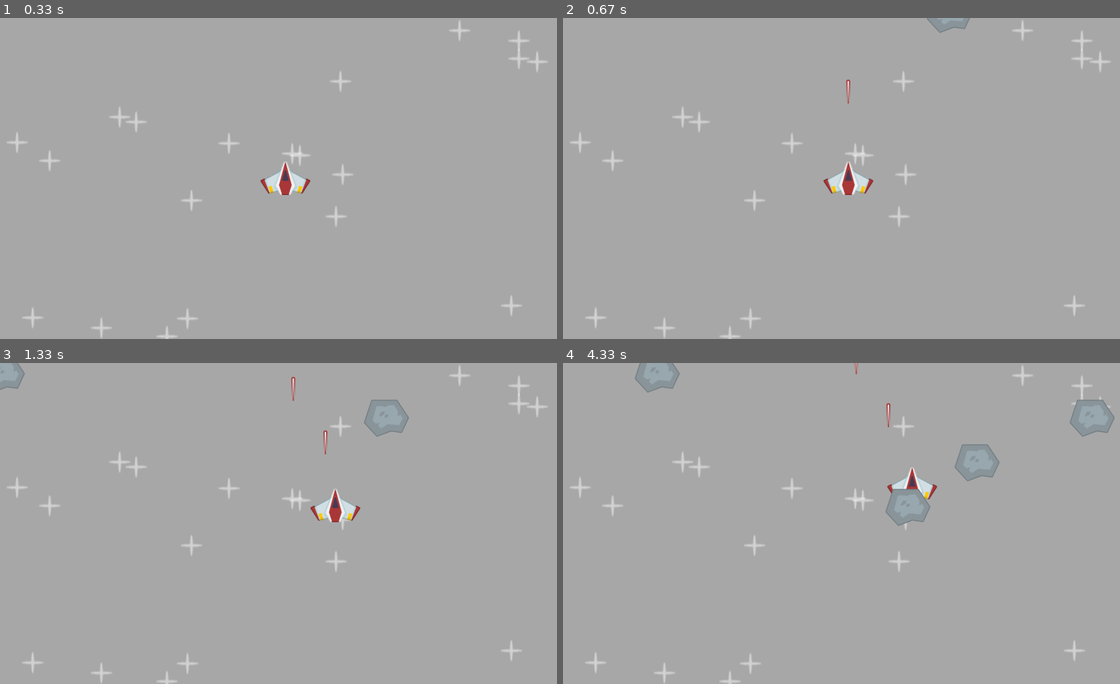
Above: before the commit, frames 1-4 (two rows, left to right).
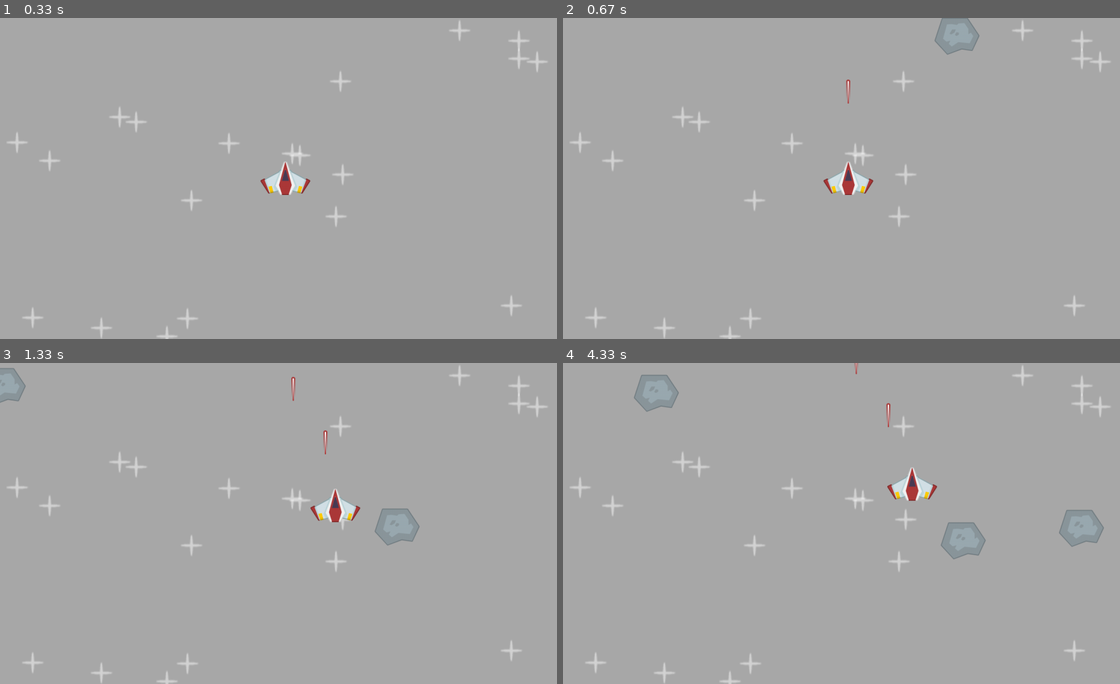
Above: after the commit, the same moments.

Repository: zehra-ozkan/pygame
Game: pygame game, started from spaceshift/main.py
The game is run twice, just before and just after one commit, with the same random seed, the same clock (stepped at 60 frames per second) and the same inputs.
Inputs:
- Up to frame 1 (0.33 s): no input
- Up to frame 2 (0.67 s): tap Space at 0.33 s
- Up to frame 3 (1.33 s): hold Right 0.67-1.13 s; tap Space at 0.73, 1.03, 1.23 s; hold Up from 1.17 s (still down)
- Up to frame 4 (4.33 s): release Up at 1.47 s; hold Right 1.5-1.97 s; tap Space at 1.57, 1.87, 2.07, 2.37, 2.63, 2.97, 3.27, 3.4, 3.8, 4.1 s; hold Left 2-2.53 s; hold Down 2.57-2.87 s; hold Left 2.9-3.3 s; hold Up 3.33-3.7 s; hold Right from 3.73 s (still down)

Frame 1 is identical in both runs. In frame 2, 0.4% of the frame differs, in the area x 65-75%, y 0-12%; in frame 3, 1.1%; in frame 4, 2.7%, in the area x 12-99%, y 0-62%.

Commit message:
collision exercise completed

Diff:
--- a/spaceshift/main.py
+++ b/spaceshift/main.py
@@ -1,6 +1,6 @@
 import pygame
 from os.path import join
-from random import randrange
+from random import randrange, uniform
 
 class Player(pygame.sprite.Sprite): #inheriting from sprite sprite is a class with a reectangle and a surface in pygame
     def __init__(self, groups):
@@ -32,10 +32,10 @@
         self.direction = self.direction.normalize() if self.direction.magnitude() > 0 else self.direction #this stabilises teh speed
         self.rect.center = self.rect.center +  self.direction * self.speed * dt #multipllying with dt makes the movement speed independent from fps
 
-            #laser
+        #laser
         k = pygame.key.get_just_pressed()
         if k[pygame.K_SPACE] and self.can_shoot:
-            Laser(laser_surface, self.rect.midtop, all_sprites)
+            Laser(laser_surface, self.rect.midtop, (all_sprites, laser_sprites))
             self.can_shoot = False
             self.laser_shoot_time = pygame.time.get_ticks()
 
@@ -63,11 +63,11 @@
         super().__init__(groups)
         self.image = surf
         self.rect = self.image.get_frect(midbottom=(randrange(0 , WIDTH), 0))
-        self.speed = 200
+        self.speed = randrange(250, 550)
         self.live = True
         self.birth = pygame.time.get_ticks()
-        self.lifetime = 2000 #this is two seconds
-        print("created at " , self.birth)
+        self.lifetime = 3000 #this is two seconds
+        self.direction = pygame.Vector2(uniform(-0.5 , 0.5) , 1)#so that the meteors do not move in a straight line
 
     def meteor_timer(self):
         if not self.live:
@@ -76,12 +76,12 @@
             self.live = False
     def update(self, dt):
         #movement of a meteor
-        self.rect.bottom = self.rect.bottom + self.speed * dt
+
+        self.rect.center = self.rect.center + self.speed * self.direction.normalize() * dt
+        self.direction.x = uniform(-0.5 , 0.5) if randrange(0 , 10) > 7 else self.direction.x
         self.meteor_timer()
         if not self.live:
             self.kill()
-            print("killed at" , pygame.time.get_ticks())
-
 
 
 pygame.init()
@@ -96,11 +96,12 @@
 
 #surface
 
-surf = pygame.Surface((100, 200))
-surf.fill('purple')
-surface_x = 100
+
 
 all_sprites = pygame.sprite.Group()
+meteor_sprites = pygame.sprite.Group()
+laser_sprites = pygame.sprite.Group()
+
 star_surface = pygame.image.load(join('spaceshift','images', 'star.png')).convert_alpha()
 for i in range (20):
     star = Star(all_sprites, star_surface)
@@ -121,17 +122,19 @@
         if event.type == pygame.QUIT:
             exit = True
         if event.type == meteor_event:
-            Meteor(meteor_surface , all_sprites)
+            Meteor(meteor_surface , (all_sprites, meteor_sprites))
             pass
 
+    #update
     all_sprites.update(delta_time)
-    keys = pygame.key.get_pressed()
+    collided_sprites = pygame.sprite.groupcollide(laser_sprites, meteor_sprites, True, True)
 
 
     display_surface.fill('darkgrey')#if you remove htis line it does not claer
+    all_sprites.draw(display_surface)
 
+    #collision test
 
-    all_sprites.draw(display_surface)
     pygame.display.update()
 
 #ensures that the game will close properly, safety net
